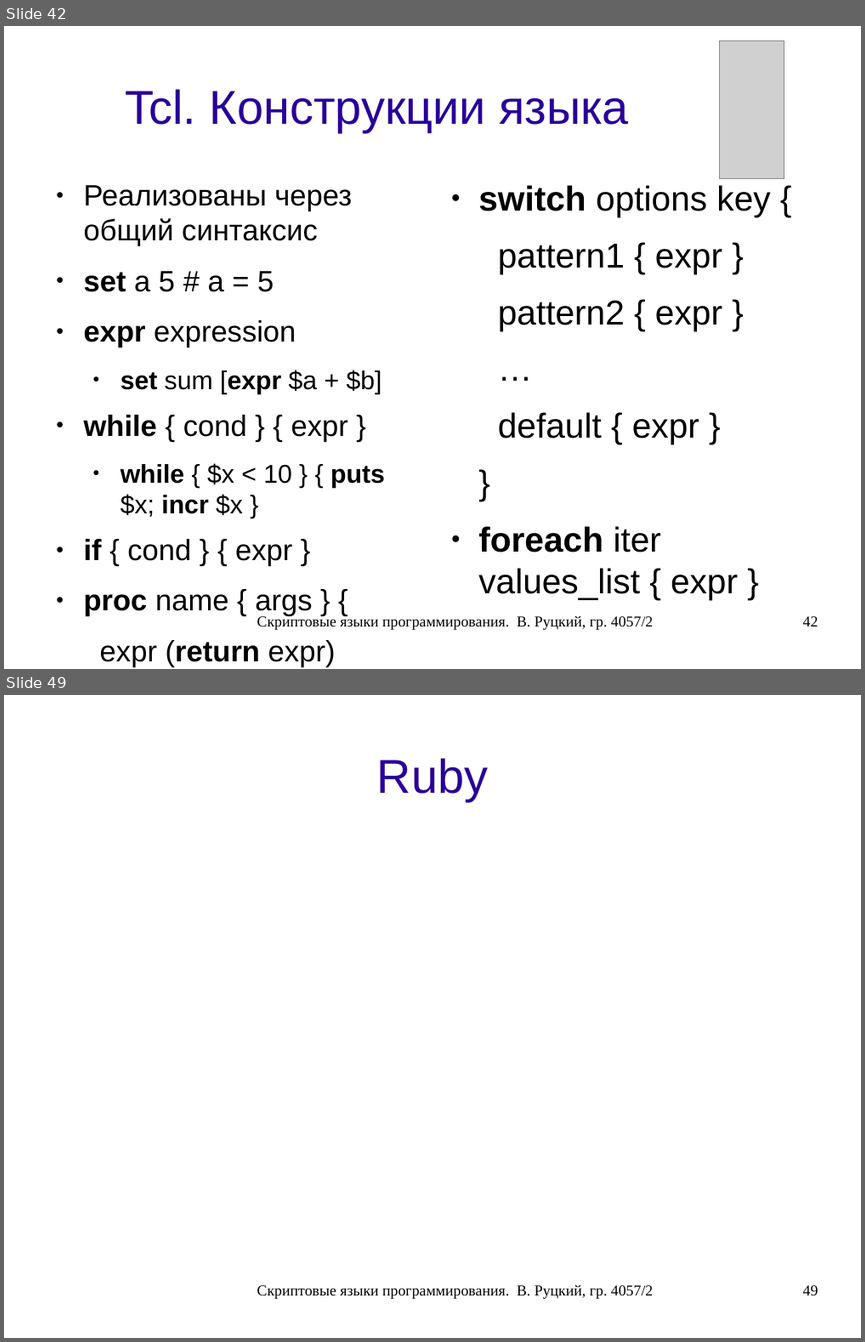
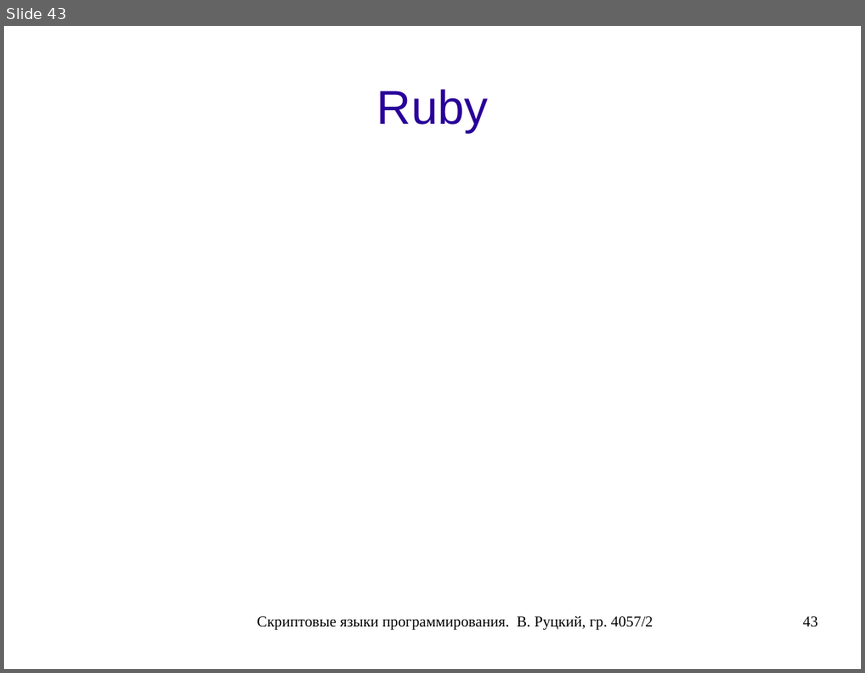
Before and after one commit to rutsky/semester07, a slide deck: Operation_systems/scripting_languages/40572_Rutsky_Scripting_languages.odp. Shown one above the other, each under a label of ours: slides 42 and 49 before the commit, slide 43 after it; the slides between them are not shown. The pictures are 865x1342 and 865x673 pixels, drawn with LibreOffice and Linux fonts; fonts in the diff are those of the drawing; grey boxes stand for pictures. Boxes give left, top, right and bottom in pixels: in the first picture for what was removed or moved away, otherwise in the second. Text is boxed around its words. In the diff, an @@ line names an element or a change of style, - is before the commit and + after.

```diff
--- a/Operation_systems/scripting_languages/40572_Rutsky_Scripting_languages.odp
+++ b/Operation_systems/scripting_languages/40572_Rutsky_Scripting_languages.odp
@@ slide 42 removed at [4, 26, 861, 669], background #FFFFFF @@
@@ picture removed at [720, 41, 784, 179] @@
@@ title removed at [125, 89, 629, 132] @@
-Tcl. Конструкции языка
@@ text removed at [84, 185, 385, 617] @@
-● Реализованы через общий синтаксис
-● set a 5 # a = 5
-● expr expression
-  ● set sum [expr $a + $b]
-● while { cond } { expr }
-  ● while { $x < 10 } { puts $x; incr $x }
-● if { cond } { expr }
-● proc name { args } {
-expr (return expr)
-}
@@ text removed at [478, 185, 770, 599] @@
-● switch options key {
-pattern1 { expr }
-pattern2 { expr }
-…
-default { expr }
-}
-● foreach iter values_list { expr }
@@ text removed at [257, 615, 653, 630] @@
-Скриптовые языки программирования. В. Руцкий, гр. 4057/2
@@ page number removed at [803, 616, 818, 626] @@
-42
@@ what was slide 49 is now slide 43 @@
@@ page number at [803, 616, 818, 626]: text changed @@
-49
+43
```
Also in this commit, not shown: 5 slides changed, 5 other slides removed.
